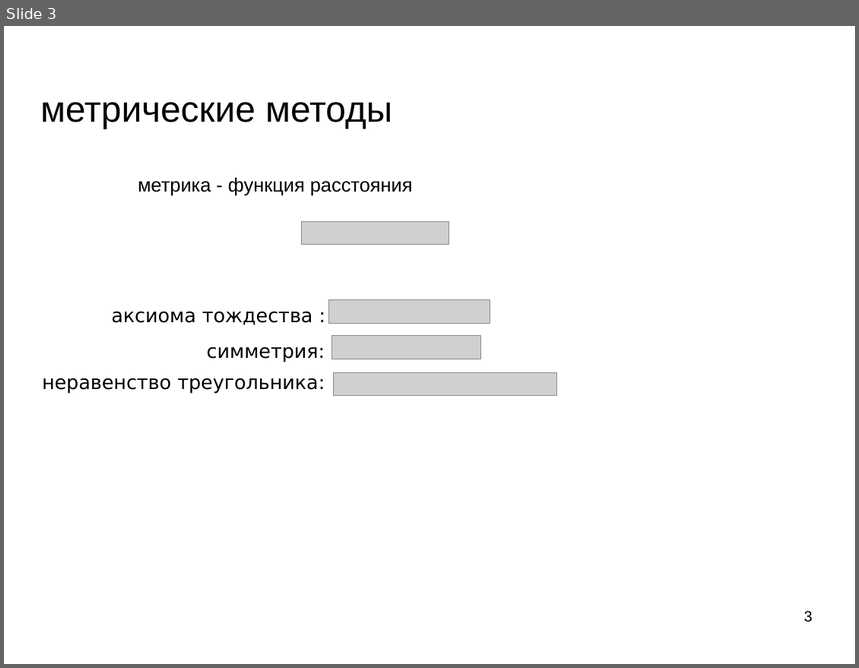
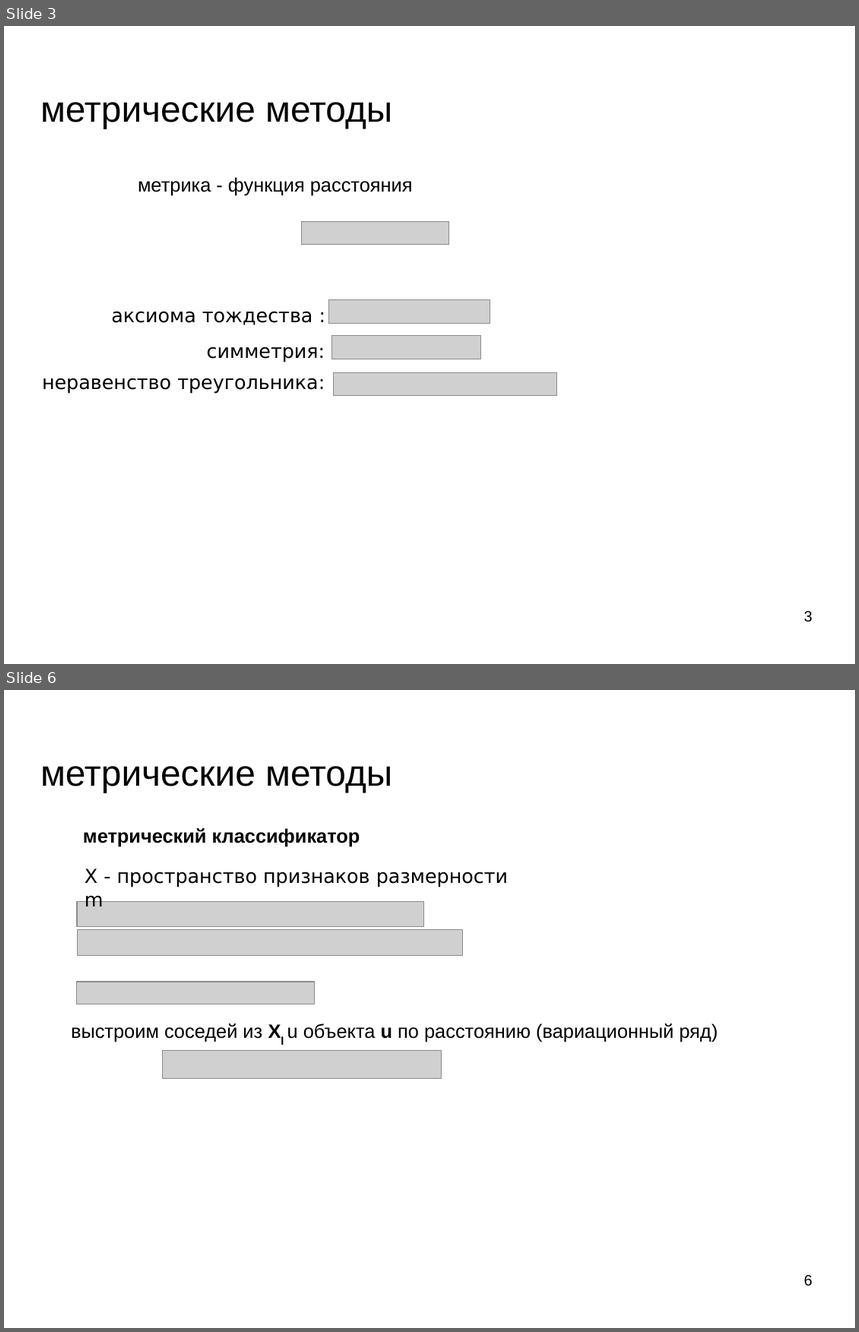
Before and after one commit to mechanoid5/ml_lectorium_legacy, a slide deck: 06-metric.odp. Shown one above the other, each under a label of ours: slide 3 before the commit, slides 3 and 6 after it; the slides between them are not shown. The pictures are 859x668 and 859x1332 pixels, drawn with LibreOffice and Linux fonts; fonts in the diff are those of the drawing; grey boxes stand for pictures; background and template pictures are left out. Boxes give left, top, right and bottom in pixels: in the first picture for what was removed or moved away, otherwise in the second. Text is boxed around its words. In the diff, an @@ line names an element or a change of style, - is before the commit and + after.

```diff
--- a/06-metric.odp
+++ b/06-metric.odp
@@ slide 6 added at [4,690,855,1328], background picture (left out) @@
@@ title added at [40,766,392,793], 33.9 pt, text #000000 @@
+метрические методы
@@ subtitle added at [83,828,360,847], 18 pt, text #000000, bold @@
+метрический классификатор
@@ text added at [85,869,508,907], 18 pt, text #000000 @@
+X - пространство признаков размерности m
@@ picture added at [78,901,424,927] @@
@@ picture added at [78,930,463,956] @@
@@ picture added at [77,982,315,1005] @@
@@ text added at [71,1024,718,1043], 18 pt, text #000000 @@
+выстроим соседей из Xl u объекта u по расстоянию (вариационный ряд)
@@ picture added at [162,1051,442,1079] @@
@@ page number added at [804,1275,813,1287], 14 pt, text #000000 @@
+6
```
Also in this commit, not shown: 7 slides changed, 14 other slides added, 4 other files.
